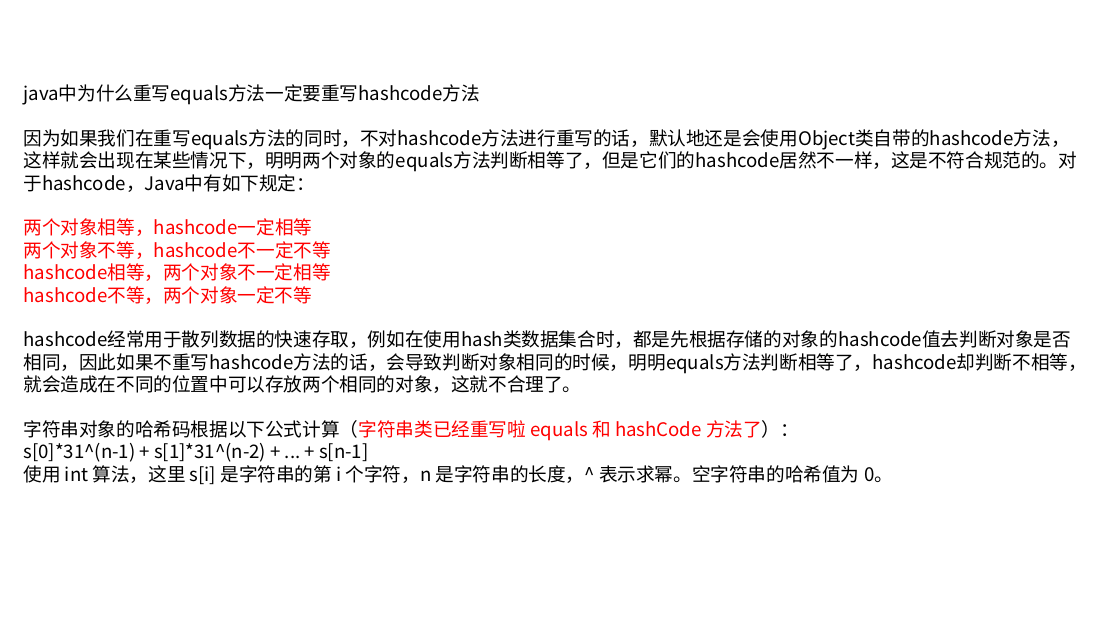
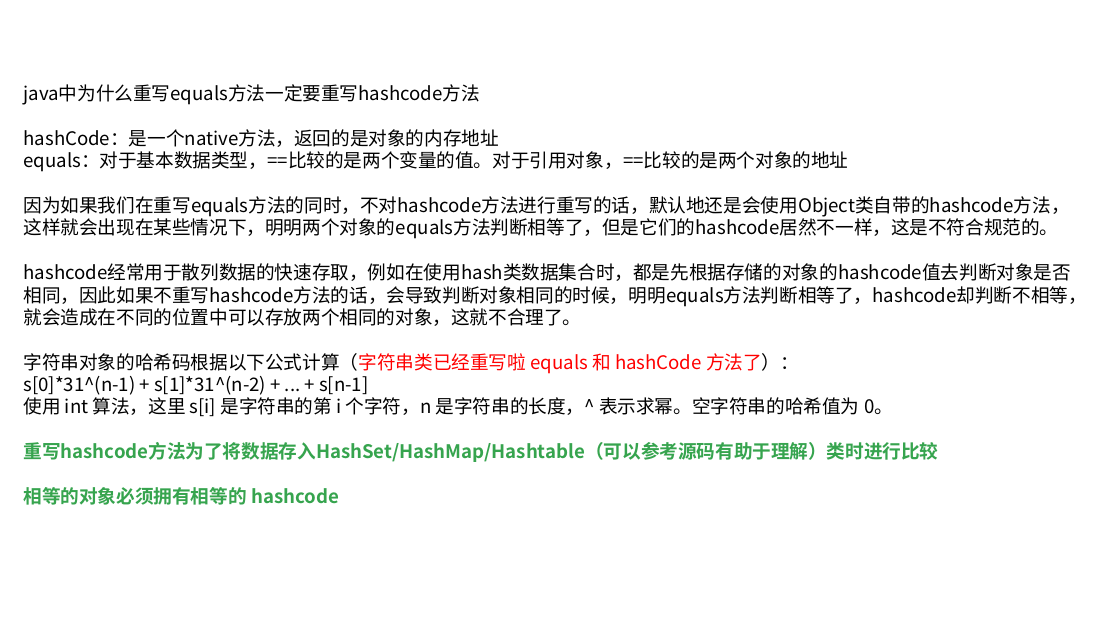
Before and after one commit to linkknown/PPT, a slide deck: slide 22 of 基础PPT/第7章：Java集合操作.pptx. Drawn at 1120x630 pixels with LibreOffice and Linux fonts; fonts in the diff are those of the drawing; background and template pictures are left out. Boxes give left, top, right and bottom in pixels: in the first picture for what was removed or moved away, otherwise in the second. Text is boxed around its words. In the diff, an @@ line names an element or a change of style, - is before the commit and + after.

```diff
--- a/基础PPT/第7章：Java集合操作.pptx
+++ b/基础PPT/第7章：Java集合操作.pptx
@@ text at (24,129,1070,239): text changed @@
-因为如果我们在重写equals方法的同时，不对hashcode方法进行重写的话，默认地还是会使用Object类自带的hashcode方法，这样就会出现在某些情况下，明明两个对象的equals方法判断相等了，但是它们的hashcode居然不一样，这是不符合规范的。对于hashcode，Java中有如下规定：
-两个对象相等，hashcode一定相等
-两个对象不等，hashcode不一定不等
-hashcode相等，两个对象不一定相等
-hashcode不等，两个对象一定不等
+hashCode：是一个native方法，返回的是对象的内存地址
+equals：对于基本数据类型，==比较的是两个变量的值。对于引用对象，==比较的是两个对象的地址
+因为如果我们在重写equals方法的同时，不对hashcode方法进行重写的话，默认地还是会使用Object类自带的hashcode方法，这样就会出现在某些情况下，明明两个对象的equals方法判断相等了，但是它们的hashcode居然不一样，这是不符合规范的。
@@ text at (24,442,939,505): paragraphs added @@
+重写hashcode方法为了将数据存入HashSet/HashMap/Hashtable（可以参考源码有助于理解）类时进行比较
+相等的对象必须拥有相等的 hashcode
```
Also in this commit, not shown: 3 other slides changed, 1 other file.
